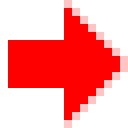
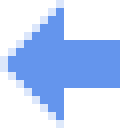
Revision of a layered 128x128 image; what changed, layer by layer:
added layer "cornflowerBlue g" above "red" over [0, 0, 120, 128]
hid "red" over [8, 0, 128, 128]
